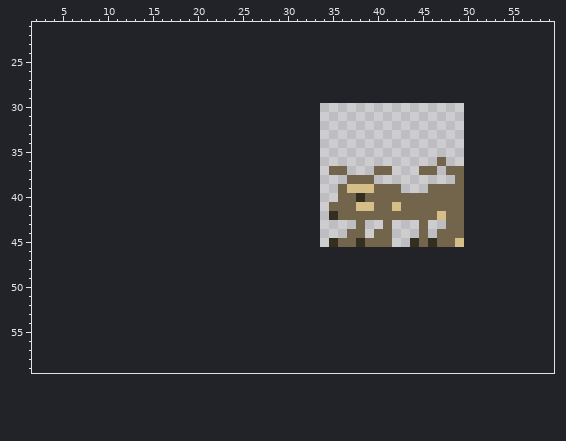
Two states of a pixel-art sprite, images/houseOccupants/dog.png. Above, as it was before the edit.
The file is 16x16 pixels. Shown: x 2..59, y 21..59. The old version is drawn lined up with the new one, on the new canvas.
Now the later version:
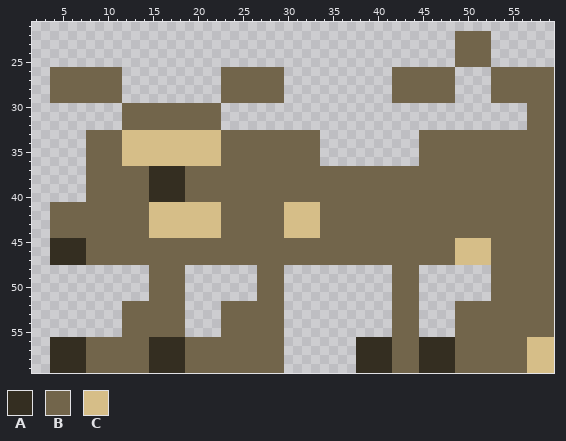
Palette (. is transparent): A #342e21  B #72654b  C #d6be88
The edit:
canvas 16x16 -> 60x60, the old top-left corner now at 34,30
Changed rows in their new state; - is an unchanged pixel.
first column x 4:
22 ---------------------------------------------BBBB-------
23 ---------------------------------------------BBBB-------
24 ---------------------------------------------BBBB-------
25 ---------------------------------------------BBBB-------
26 BBBBBBBB-----------BBBBBBB------------BBBBBBB----BBBBBBB
27 BBBBBBBB-----------BBBBBBB------------BBBBBBB----BBBBBBB
28 BBBBBBBB-----------BBBBBBB------------BBBBBBB----BBBBBBB
29 BBBBBBBB-----------BBBBBBB------------BBBBBBB----BBBBBBB
30 --------BBBBBBBBBBB----------------------------------BBB
31 --------BBBBBBBBBBB----------------------------------BBB
32 --------BBBBBBBBBBB----------------------------------BBB
33 ----BBBBCCCCCCCCCCCBBBBBBBBBBB-----------BBBBBBBBBBBBBBB
34 ----BBBBCCCCCCCCCCCBBBBBBBBBBB-----------BBBBBBBBBBBBBBB
35 ----BBBBCCCCCCCCCCCBBBBBBBBBBB-----------BBBBBBBBBBBBBBB
36 ----BBBBCCCCCCCCCCCBBBBBBBBBBB-----------BB-BBBBBBBBBBBB
37 ----BBBBBBBAAAABBBBBBBBBBBBBBBB--BBB--BBB--B--BBBBBBBBBB
38 ----BBBBBBBAAAABBBBBBBBBBBBBBBBBB---BBBBBBBBB-BBBBBBBBBB
39 ----BBBBBBBAAAABBBBBBBBBBBBBBBBB-BBB---BBB----BBBBBBBBBB
40 ----BBBBBBBAAAABBBBBBBBBBBBBBBBB--B-----------BBBBBBBBBB
41 BBBBBBBBBBBCCCCCCCCBBBBBBBCCCCB---BB--B-------BBBBBBBBBB
42 BBBBBBBBBBBCCCCCCCCBBBBBBBCCCCBB-----------B--BBBBBBBBBB
43 BBBBBBBBBBBCCCCCCCCBBBBBBBCCCCBBBB-BB-BBB-BB--BBBBBBBBBB
44 BBBBBBBBBBBCCCCCCCCBBBBBBBCCCCBBB--B--BBB-B---BBBBBBBBBB
45 AAAABBBBBBBBBBBBBBBBBBBBBBBBBBBB--B---BBB-B---CCCBBBBBBB
46 AAAABBBBBBBBBBBBBBBBBBBBBBBBBBBBBBBBBBBBBBBBBCCCCBBBBBBB
47 AAAABBBBBBBBBBBBBBBBBBBBBBBBBBBBBBBBBBBBBBBBBCCCCBBBBBBB
48 -----------BBBB--------BBB------------BBB--------BBBBBBB
49 -----------BBBB--------BBB------------BBB--------BBBBBBB
50 -----------BBBB--------BBB------------BBB--------BBBBBBB
51 -----------BBBB--------BBB------------BBB--------BBBBBBB
52 --------BBBBBBB----BBBBBBB------------BBB----BBBBBBBBBBB
53 --------BBBBBBB----BBBBBBB------------BBB----BBBBBBBBBBB
54 --------BBBBBBB----BBBBBBB------------BBB----BBBBBBBBBBB
55 --------BBBBBBB----BBBBBBB------------BBB----BBBBBBBBBBB
56 AAAABBBBBBBAAAABBBBBBBBBBB--------AAAABBBAAAABBBBBBBBCCC
57 AAAABBBBBBBAAAABBBBBBBBBBB--------AAAABBBAAAABBBBBBBBCCC
58 AAAABBBBBBBAAAABBBBBBBBBBB--------AAAABBBAAAABBBBBBBBCCC
59 AAAABBBBBBBAAAABBBBBBBBBBB--------AAAABBBAAAABBBBBBBBCCC
Boxes around the changes in both pictures, in picture pixels (x1, y1, x2, y2):
changed: (50, 31, 554, 373)
